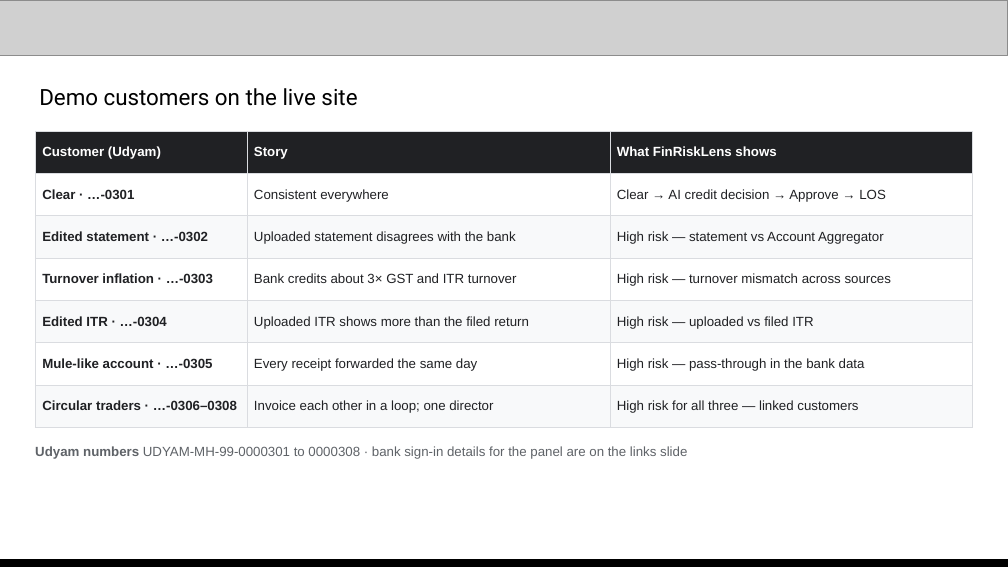
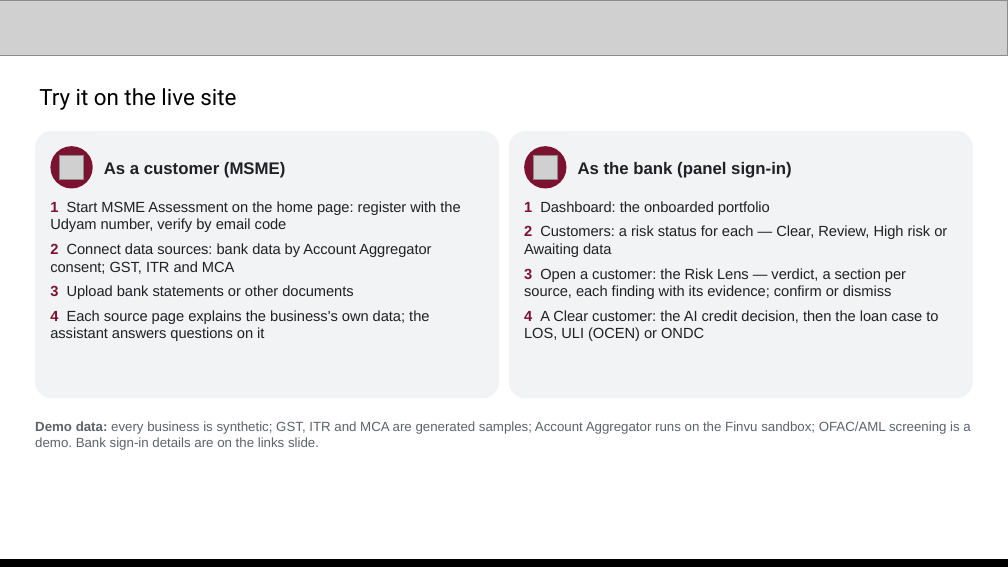
Before and after one commit to abhinavmukwane/FinRiskLensAI-RAG-V2, a slide deck: slide 20 of Doc/FinRiskLens_AI_Builder_Cup_2026.pptx (slide 15 before the commit). Drawn at 1008x567 pixels with LibreOffice and Linux fonts; fonts in the diff are those of the drawing; grey boxes stand for pictures. Boxes give left, top, right and bottom in pixels: in the first picture for what was removed or moved away, otherwise in the second. Text is boxed around its words. In the diff, an @@ line names an element or a change of style, - is before the commit and + after.

```diff
--- a/Doc/FinRiskLens_AI_Builder_Cup_2026.pptx
+++ b/Doc/FinRiskLens_AI_Builder_Cup_2026.pptx
@@ text at [39,88,236,110]: text changed @@
-Demo customers on the live site
+Try it on the live site
@@ table removed at [35,131,973,427], 7 rows, 3 columns @@
-Customer (Udyam) | Story | What FinRiskLens shows
-Clear · …-0301 | Consistent everywhere | Clear → AI credit decision → Approve → LOS
-Edited statement · …-0302 | Uploaded statement disagrees with the bank | High risk — statement vs Account Aggregator
-Turnover inflation · …-0303 | Bank credits about 3× GST and ITR turnover | High risk — turnover mismatch across sources
-Edited ITR · …-0304 | Uploaded ITR shows more than the filed return | High risk — uploaded vs filed ITR
-Mule-like account · …-0305 | Every receipt forwarded the same day | High risk — pass-through in the bank data
-Circular traders · …-0306–0308 | Invoice each other in a loop; one director | High risk for all three — linked customers
@@ rounded rectangle added at [35,131,499,398], fill #F1F3F4 @@
@@ ellipse added at [50,146,93,188], fill #7A1230 @@
@@ rounded rectangle added at [509,131,973,398], fill #F1F3F4 @@
@@ ellipse added at [524,146,566,188], fill #7A1230 @@
@@ picture added at [59,155,84,179] @@
@@ text added at [104,162,286,178], 12 pt, text #202124, bold @@
+As a customer (MSME)
@@ picture added at [533,155,557,179] @@
@@ text added at [578,162,792,178], 12 pt, text #202124, bold @@
+As the bank (panel sign-in)
@@ text added at [50,201,460,341], 10.5 pt, text #202124 @@
+1 Start MSME Assessment on the home page: register with the Udyam number, verify by email code
+2 Connect data sources: bank data by Account Aggregator consent; GST, ITR and MCA
+3 Upload bank statements or other documents
+4 Each source page explains the business's own data; the assistant answers questions on it
@@ text added at [524,201,947,341], 10.5 pt, text #202124 @@
+1 Dashboard: the onboarded portfolio
+2 Customers: a risk status for each — Clear, Review, High risk or Awaiting data
+3 Open a customer: the Risk Lens — verdict, a section per source, each finding with its evidence; confirm or dismiss
+4 A Clear customer: the AI credit decision, then the loan case to LOS, ULI (OCEN) or ONDC
@@ text at [35,421,970,450]: text changed @@
-Udyam numbers UDYAM-MH-99-0000301 to 0000308 · bank sign-in details for the panel are on the links slide
+Demo data: every business is synthetic; GST, ITR and MCA are generated samples; Account Aggregator runs on the Finvu sandbox; OFAC/AML screening is a demo. Bank sign-in details are on the links slide.
```
Also in this commit, not shown: 7 other slides changed, 5 slides added, 2 other files.
